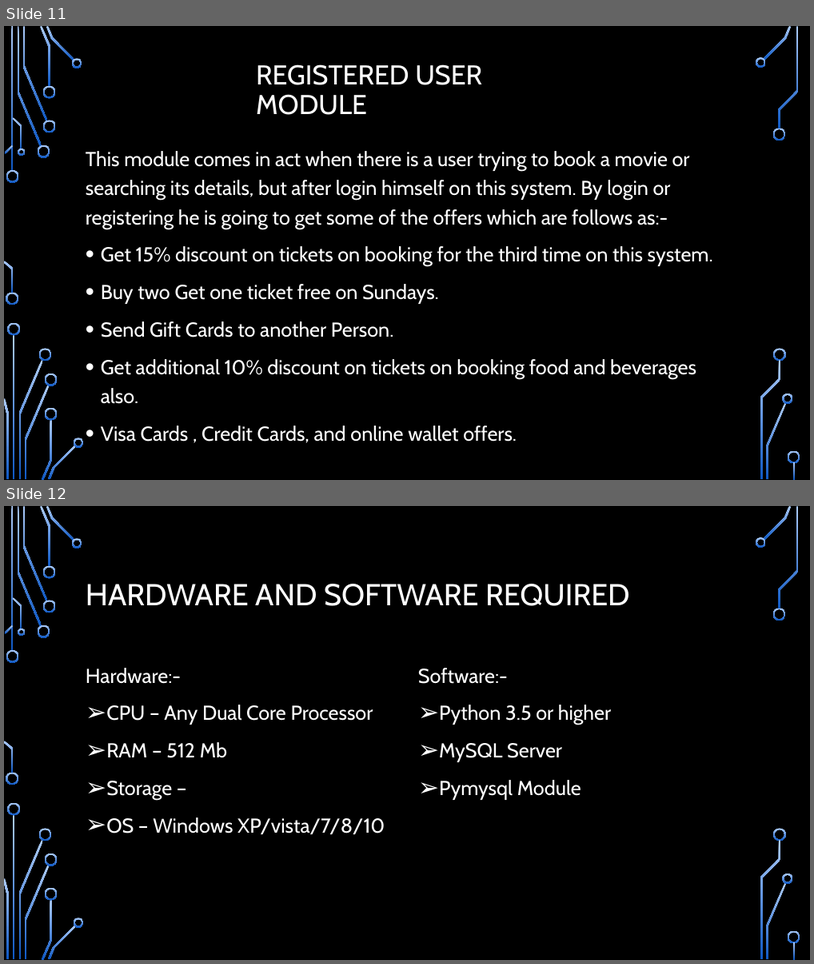
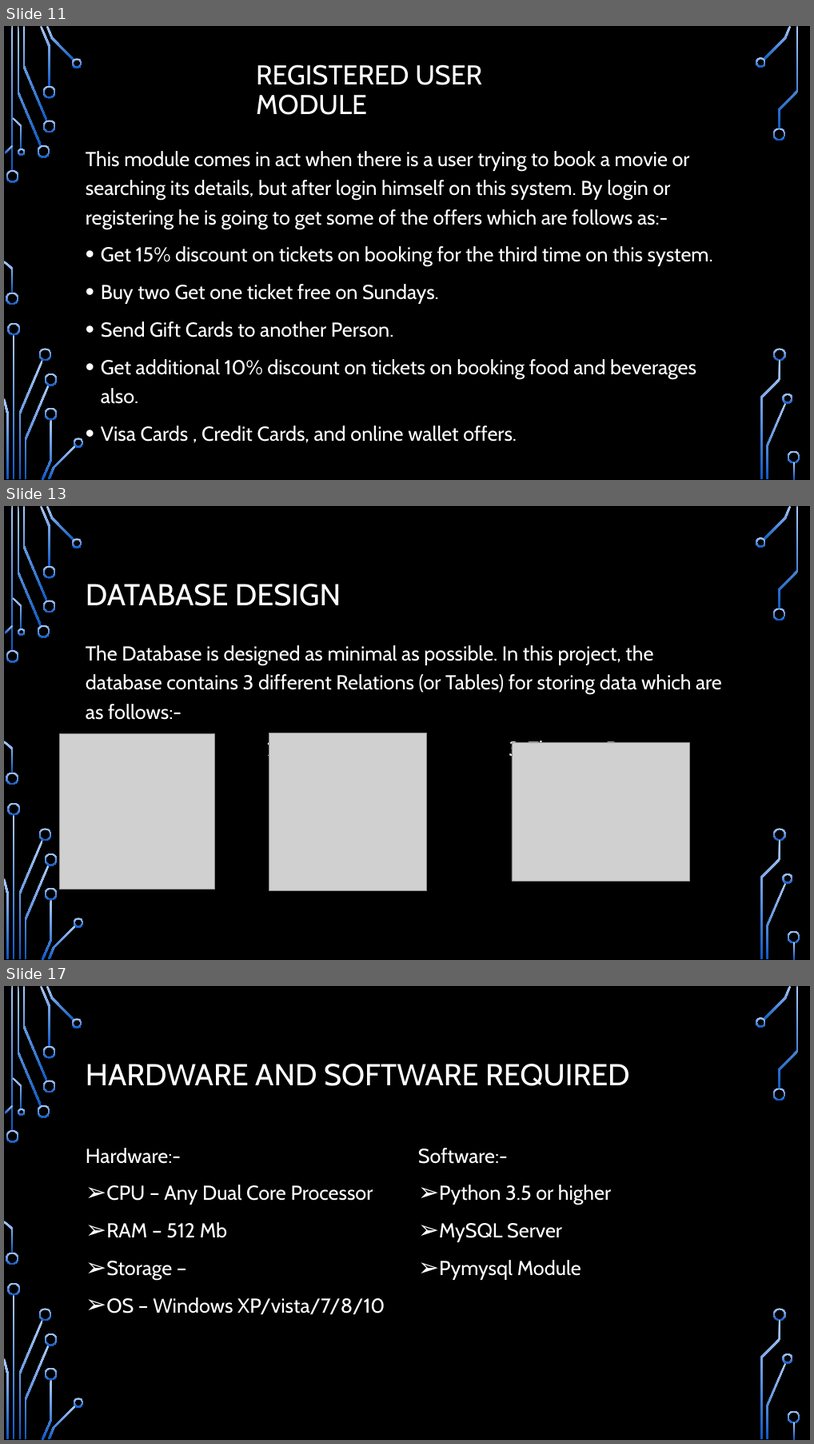
Before and after one commit to vyasaman/movie-ticket-booking, a slide deck: Movie Ticket Booking System.pptx. Shown one above the other, each under a label of ours: slides 11 and 12 before the commit, slides 11, 13 and 17 after it; the slides between them are not shown. The pictures are 814x964 and 814x1444 pixels, drawn with LibreOffice and Linux fonts; fonts in the diff are those of the drawing; grey boxes stand for pictures; background and template pictures are left out. Boxes give left, top, right and bottom in pixels: in the first picture for what was removed or moved away, otherwise in the second. Text is boxed around its words. In the diff, an @@ line names an element or a change of style, - is before the commit and + after.

```diff
--- a/Movie Ticket Booking System.pptx
+++ b/Movie Ticket Booking System.pptx
@@ slide 13 added at <box>4,506,810,960</box>, background picture (left out); not listed: 36 template elements that a slide beside it also shows @@
@@ title added at <box>86,584,341,606</box>, 36 pt, text #FFFFFF @@
+DATABASE DESIGN
@@ text added at <box>86,645,722,761</box>, 24 pt, text #FFFFFF @@
+The Database is designed as minimal as possible. In this project, the database contains 3 different Relations (or Tables) for storing data which are as follows:-
+1. User Data 2. Movies Data 3. Theatres Data
@@ picture added at <box>60,733,215,889</box> @@
@@ picture added at <box>269,733,426,890</box> @@
@@ picture added at <box>512,743,690,881</box> @@
@@ what was slide 12 is now slide 17 @@
```
Also in this commit, not shown: 4 other slides added.
